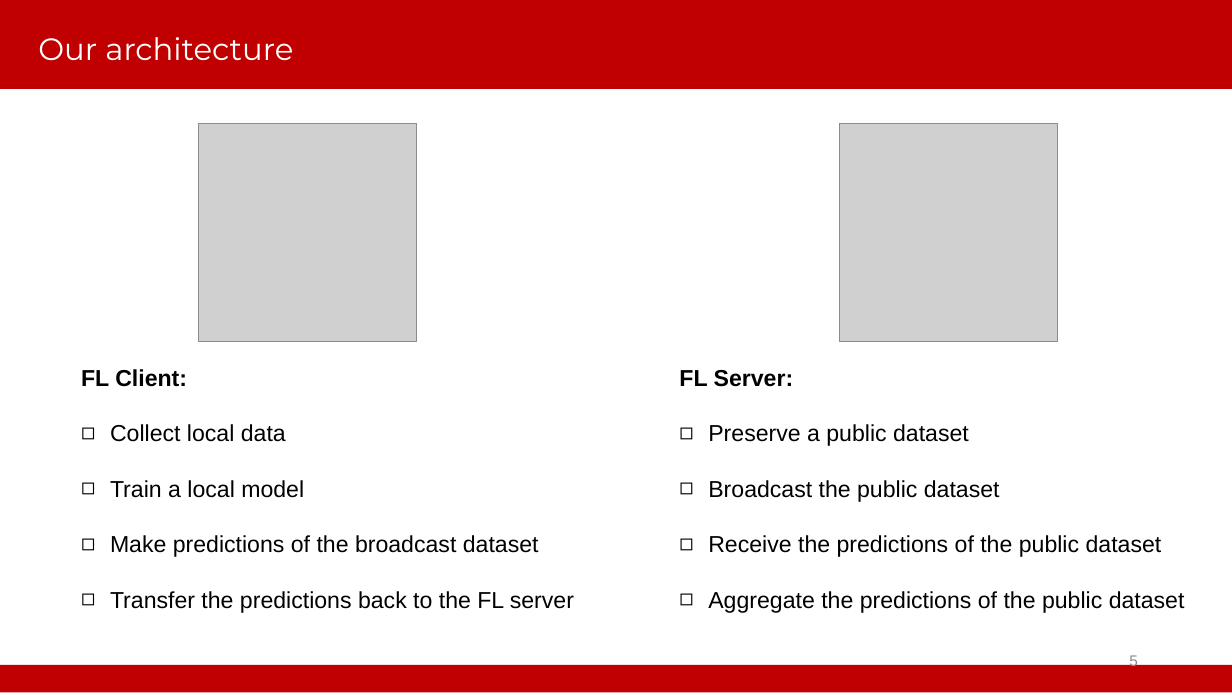
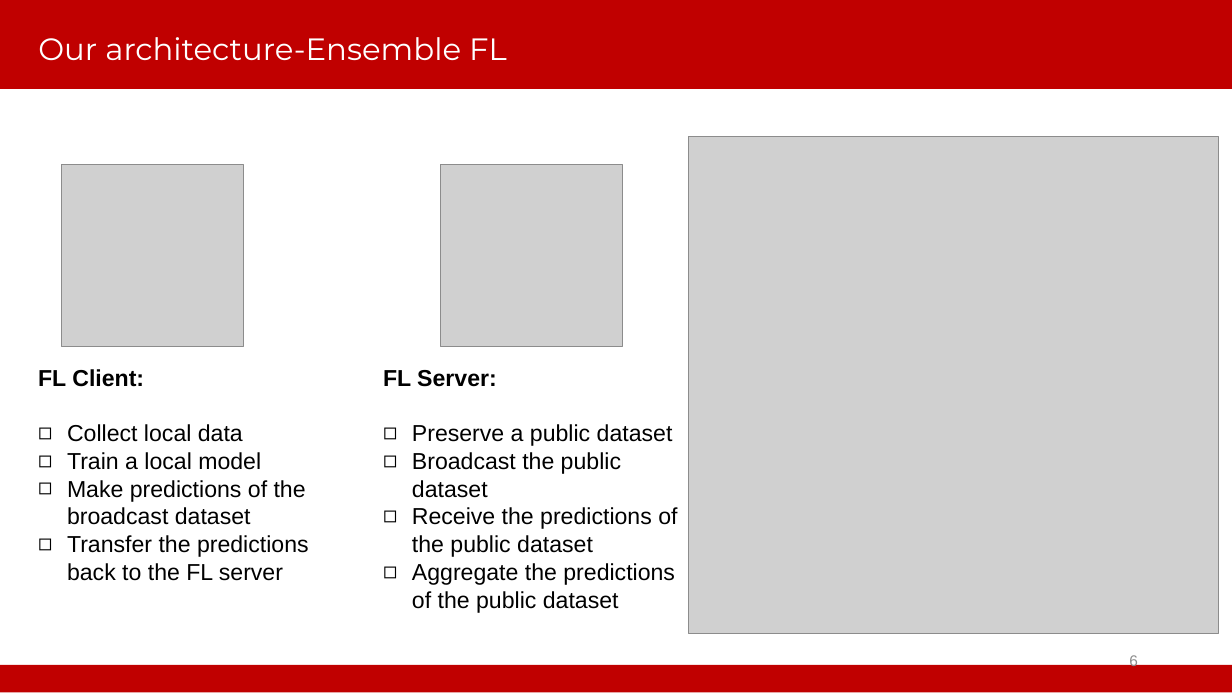
Before and after one commit to WhileBug/FLPhish, a slide deck: slide 6 of PPT/SecFL-Beibei Li.pptx (slide 5 before the commit). Drawn at 1232x693 pixels with LibreOffice and Linux fonts; fonts in the diff are those of the drawing; grey boxes stand for pictures; background and template pictures are left out. Boxes give left, top, right and bottom in pixels: in the first picture for what was removed or moved away, otherwise in the second. Text is boxed around its words. In the diff, an @@ line names an element or a change of style, - is before the commit and + after.

```diff
--- a/PPT/SecFL-Beibei Li.pptx
+++ b/PPT/SecFL-Beibei Li.pptx
@@ title at [38,37,507,61]: text changed @@
-Our architecture
+Our architecture-Ensemble FL
@@ picture added at [689,137,1219,633] @@
@@ picture: place and size @@
-picture at [199,123,417,341]
+picture at [61,165,243,347]
@@ picture: place and size @@
-picture at [839,123,1057,341]
+picture at [441,165,623,347]
@@ text "FL Client:" rewrapped from [81,369,574,613] to [38,369,309,581] @@
@@ text "FL Server:" rewrapped from [679,370,1185,613] to [383,370,677,613] @@
```
Also in this commit, not shown: 6 other slides changed, 1 slide added, 2 slides removed, 32 other files.
